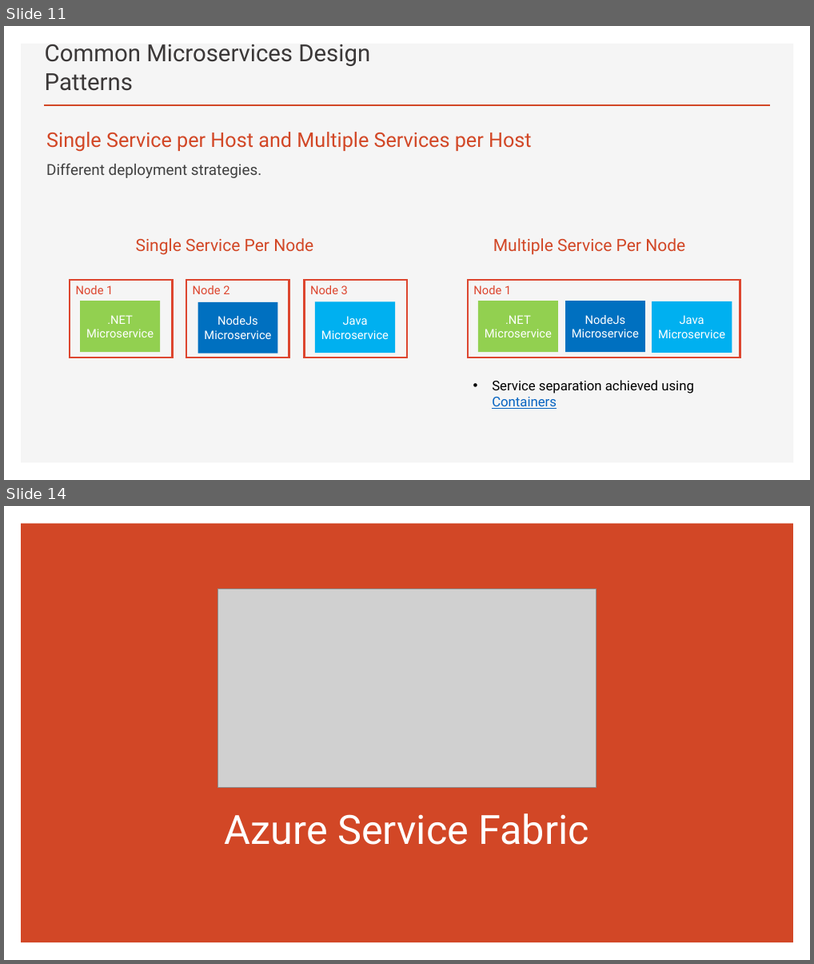
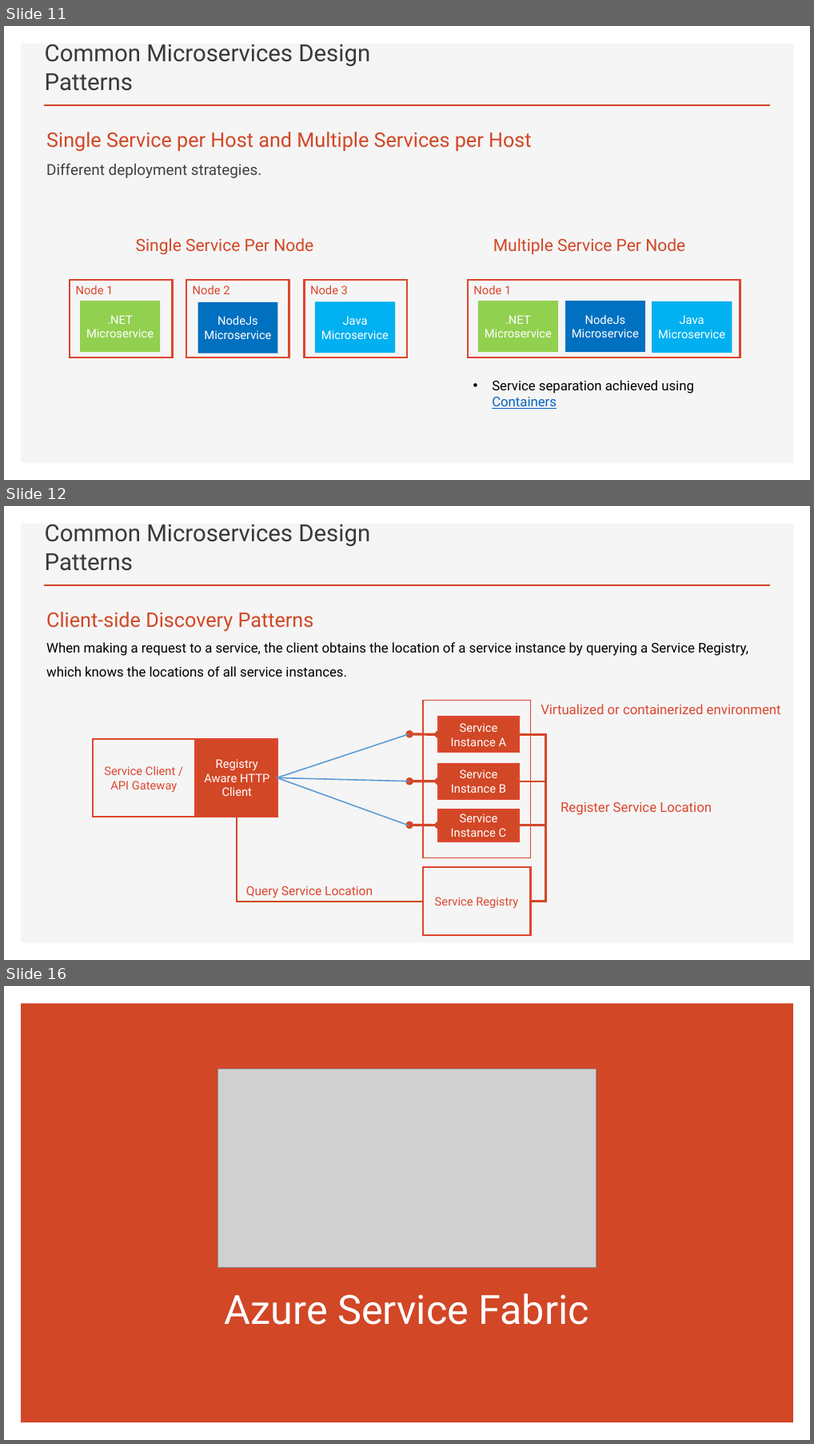
Before and after one commit to brianperera/EasyMaintain, a slide deck: Documents/MicroServices.pptx. Shown one above the other, each under a label of ours: slides 11 and 14 before the commit, slides 11, 12 and 16 after it; the slides between them are not shown. The pictures are 814x964 and 814x1444 pixels, drawn with LibreOffice and Linux fonts; fonts in the diff are those of the drawing; grey boxes stand for pictures. Boxes give left, top, right and bottom in pixels: in the first picture for what was removed or moved away, otherwise in the second. Text is boxed around its words. In the diff, an @@ line names an element or a change of style, - is before the commit and + after.

```diff
--- a/Documents/MicroServices.pptx
+++ b/Documents/MicroServices.pptx
@@ slide 12 added at (4,506,810,960), background #FFFFFF; not listed: 2 template elements that a slide beside it also shows @@
@@ title added at (45,524,370,571), 28 pt, text #3B3838 @@
+Common Microservices Design Patterns
@@ text added at (46,612,749,676), 16 pt, text #000000 @@
+Client-side Discovery Patterns
+When making a request to a service, the client obtains the location of a service instance by querying a Service Registry, which knows the locations of all service instances.
@@ rectangle added at (423,700,531,857), outline #DD462F 1 pt @@
@@ rectangle added at (439,717,519,752), fill #D24726, outline #DD462F 2.25 pt, 14 pt, text #FFFFFF @@
+Service Instance A
@@ text added at (541,704,782,714), 16 pt, text #DD462F @@
+Virtualized or containerized environment
@@ rectangle added at (92,739,195,816), outline #DD462F 2.25 pt, 14 pt, text #DD462F @@
+Service Client /
+API Gateway
@@ rectangle added at (197,739,277,816), fill #D24726, outline #DD462F 2.25 pt, 14 pt, text #FFFFFF @@
+Registry Aware HTTP Client
@@ line added from (278, 778) to (410, 734), #5B9BD5 1.5 pt @@
@@ double arrow added from (439, 735) to (410, 734), #D24726 3 pt @@
@@ elbow line added from (519, 735) to (531, 901), #D24726 2.25 pt @@
@@ rectangle added at (439,764,519,799), fill #D24726, outline #DD462F 2.25 pt, 14 pt, text #FFFFFF @@
+Service Instance B
@@ line added from (278, 778) to (410, 781), #5B9BD5 1.5 pt @@
@@ line added from (278, 778) to (410, 825), #5B9BD5 1.5 pt @@
@@ double arrow added from (439, 781) to (410, 781), #D24726 3 pt @@
@@ elbow line added from (519, 781) to (531, 901), #D24726 2.25 pt @@
@@ elbow line added from (237, 816) to (423, 901), #D24726 2.25 pt @@
@@ rectangle added at (439,809,519,840), fill #D24726, outline #DD462F 2.25 pt, 14 pt, text #FFFFFF @@
+Service Instance C
@@ text added at (561,802,712,815), 16 pt, text #DD462F @@
+Register Service Location
@@ double arrow added from (439, 825) to (410, 825), #D24726 3 pt @@
@@ elbow line added from (519, 825) to (531, 901), #D24726 2.25 pt @@
@@ text added at (246,886,373,898), 14.8 pt, text #DD462F @@
+Query Service Location
@@ rectangle added at (423,867,531,936), outline #DD462F 2.25 pt, 14 pt, text #DD462F @@
+Service Registry
@@ what was slide 14 is now slide 16 @@
```
Also in this commit, not shown: 2 slides changed, 2 other slides added.
